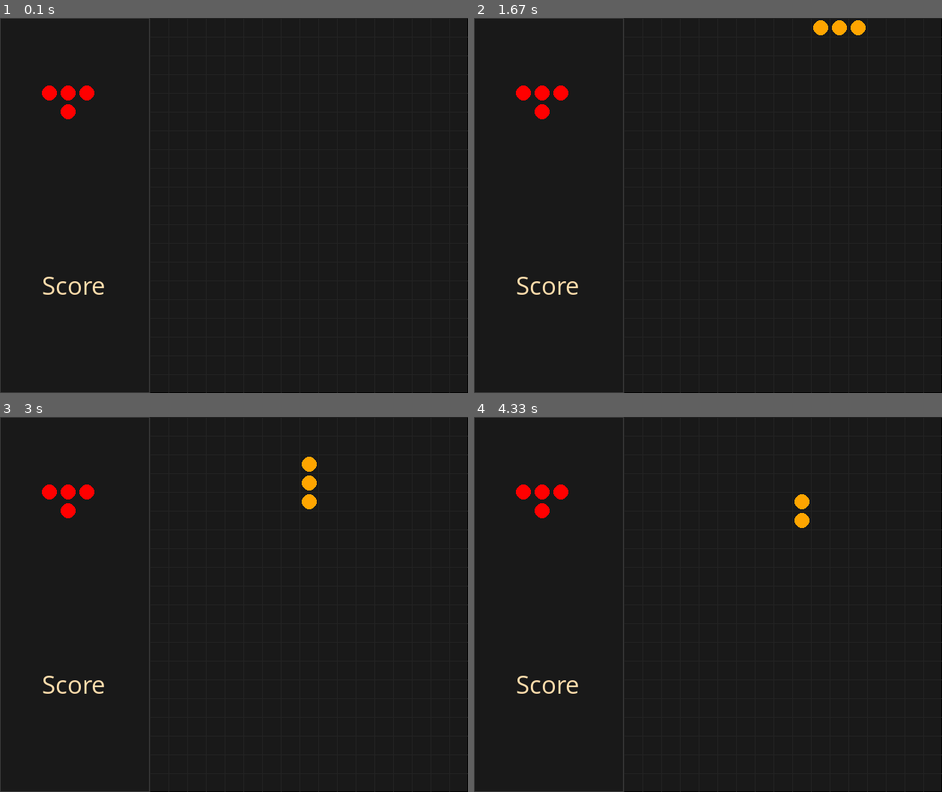
Above: before the commit, frames 1-4 (two rows, left to right).
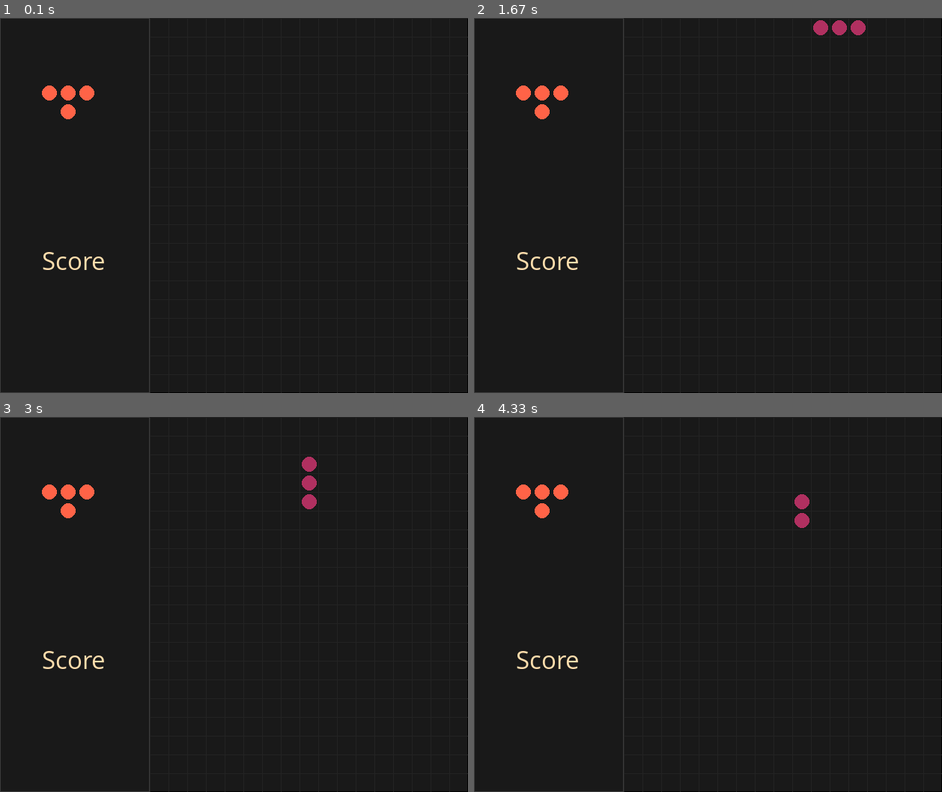
Above: after the commit, the same moments.

Repository: RoboAI/Tetris-in-Pygame
Game: pygame game, started from TheTetrisGame.py
Two runs of this game, one before a commit and one after it. Both use one fixed random seed, a clock stepped at 60 frames per second and the inputs below.
Inputs:
- Up to frame 1 (0.1 s): no input
- Up to frame 2 (1.67 s): tap 2 at 0.33, 0.82 s; hold Right 0.67-1.13 s; hold Up 1.17-1.47 s; hold Right from 1.5 s (still down); tap A at 1.65 s
- Up to frame 3 (3 s): release Right at 1.97 s; hold Left 2-2.53 s; tap 2 at 2.15 s; hold Down 2.57-2.87 s; hold Left from 2.9 s (still down)
- Up to frame 4 (4.33 s): tap A at 3.05 s; release Left at 3.3 s; hold Right from 3.73 s (still down)

The runs differ from the first frame. In frame 1, 0.8% of the frame differs, in the area x 8-23%, y 18-74%; in frame 2, 1.1%, in the area x 8-84%, y 0-74%; in frame 3, 1.1%; in frame 4, 1.0%.

Commit message:
added grid layers array. not finished

Diff:
--- a/Globals.py
+++ b/Globals.py
@@ -11,13 +11,13 @@
         self.SBlock = [2, [[0,1],[1,1],[1,0],[2,0]]]
         self.SQBlock = [0, [[0,0],[1,0],[0,1],[1,1]]]
 
-        self.GameShapeColours = {"I": "orange",
-                        "T": "red",
+        self.GameShapeColours = {"I": "maroon",
+                        "T": "tomato",
                         "L": "yellow",
                         "J": "blue",
                         "Z": "green",
                         "S": "lightseagreen",
-                        "SQ": "brown"}
+                        "SQ": "silver"}
 
         self.GameShapes = {"I": self.IBlock,
                         "T": self.TBlock,
@@ -38,7 +38,7 @@
 
     infobox_next_shape_xy: float = [infobox_width / 3, infobox_height / 5]
 
-    infobox_score_xy: float = [infobox_width / 3 - 10, infobox_height - infobox_height / 3]
+    infobox_score_xy: float = [infobox_width / 3 - 10, infobox_height - infobox_height / 2.5]
 
     grid_num_of_squares = 20
     grid_width = screen_width - infobox_width
--- a/TheTetrisGame.py
+++ b/TheTetrisGame.py
@@ -98,17 +98,26 @@
 #game_shapes.remove(moving_dot)
 #-----------------
 single_layer = {}
-all_layers = []
-all_layers.append(single_layer.copy())
-#-----------------
+all_layers = {}
+for i in range(gb.grid_num_of_squares - 1, -1, -1):
+    single_layer = {i * gb.grid_square_size: []}
+    all_layers.update(single_layer)
+    #a = all_layers[gb.grid_num_of_squares - 1 - i]
+    #a.update({i * gb.grid_square_size: []})
+
+#-----------------
+
+# current shape
 player_shape = get_next_random_shape()
 player_shape = setup_new_shape(player_shape)
 #-----------------
+
+# next shape
 player_next_shape = get_next_random_shape()
 player_next_shape = setup_next_shape(player_next_shape)
-
-
-# increment when collided with 'down'. When twice, then block.moving == False
+#-----------------
+
+# increment when collided with 'down'. When twice-> then block.moving == False
 touched_down_count = 1
 
 # draws a single TetriminoShape
@@ -118,6 +127,7 @@
         pygame.draw.circle(screen, block.colour, block.shape, gb.tetrimino_size, 100)
 
 
+#TODO: this may be a duplicate of TetriminoShape.check_wall_collision()
 def check_wall_collision(shape: Tetrimino, walls, str_wall):
     for block in shape.blocks:
         for single_wall in walls:
@@ -178,6 +188,7 @@
     return ([True, "none"])
 
 
+# shape collided with bottom-wall
 def shape_touched_down(current_shape: TetriminoShape):
     global player_shape
     global player_next_shape
@@ -196,20 +207,29 @@
     #pygame.display.set_caption(str(moving_dot.blocks[0]) + " " + moving_dot.blocks[0][1])
 
 
+def check_and_remove_rows():
+    pass
+
+# move shape left one block
 def move_shape_left_once(shape: TetriminoShape):
     return move_shape_by_one("left", shape, grid_walls, "left-wall")
 
+# move shape right one block
 def move_shape_right_once(shape: TetriminoShape):
     return move_shape_by_one("right", shape, grid_walls, "right-wall")
 
+# move shape down one block
 def move_shape_down_once(shape: TetriminoShape):
     result = move_shape_by_one("down", shape, grid_walls, "bottom-wall")
     if(result[0] == False):
       shape_touched_down(shape)
 
+# move shape up one block
 def move_shape_up_once(shape: TetriminoShape):
     return move_shape_by_one("up", shape, grid_walls, "bottom-wall")
 
+
+# rotate shape clockwise
 def rotate_shape_cw(shape: TetriminoShape, degrees):
     for shape in game_shapes:
         if player_shape.check_rotation_collision(player_shape.blocks[player_shape.rotation_index].shape, degrees, shape, grid_walls, gb.grid_block_distance):
@@ -282,7 +302,7 @@
     #--------------------------------------------------------------
     if time_passed >= shapes_tick_interval :
         pygame.display.set_caption("created new shape")
-        #pygame.display.set_caption(str(time_passed))
+
         time_passed = 0
 
         if player_shape.moving == True:
